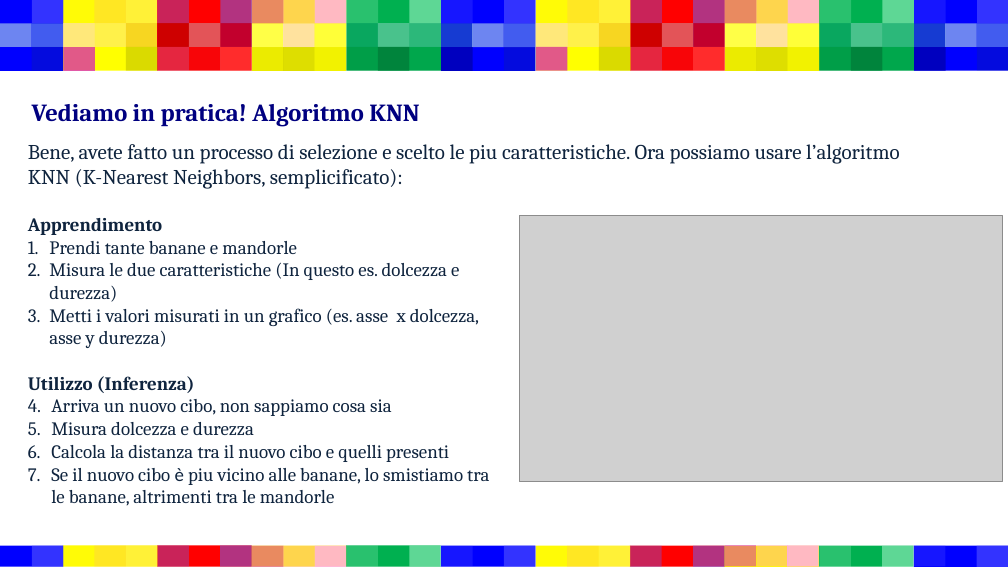
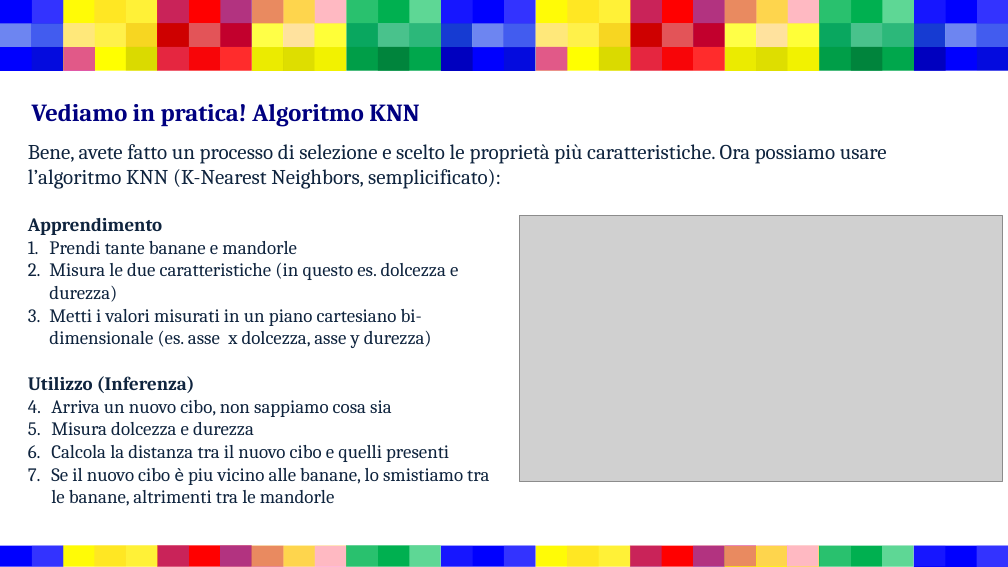
Before and after one commit to Biondi-Tommaso/knnVisualizer, a slide deck: slide 6 of Materiale_per_tutor/Presentazione.pptx (slide 5 before the commit). Drawn at 1008x567 pixels with LibreOffice and Linux fonts; fonts in the diff are those of the drawing; grey boxes stand for pictures. Boxes give left, top, right and bottom in pixels: in the first picture for what was removed or moved away, otherwise in the second. Text is boxed around its words. In the diff, an @@ line names an element or a change of style, - is before the commit and + after.

```diff
--- a/Materiale_per_tutor/Presentazione.pptx
+++ b/Materiale_per_tutor/Presentazione.pptx
@@ text at <box>28,144,887,189</box>: text changed @@
-Bene, avete fatto un processo di selezione e scelto le piu caratteristiche. Ora possiamo usare l’algoritmo KNN (K-Nearest Neighbors, semplicificato):
+Bene, avete fatto un processo di selezione e scelto le proprietà più caratteristiche. Ora possiamo usare l’algoritmo KNN (K-Nearest Neighbors, semplicificato):
@@ text at <box>49,262,458,348</box>: text changed @@
-2. Misura le due caratteristiche (In questo es. dolcezza e durezza)
-3. Metti i valori misurati in un grafico (es. asse x dolcezza, asse y durezza)
+2. Misura le due caratteristiche (in questo es. dolcezza e durezza)
+3. Metti i valori misurati in un piano cartesiano bi-dimensionale (es. asse x dolcezza, asse y durezza)
```
Also in this commit, not shown: 5 other slides changed, 2 slides added.
